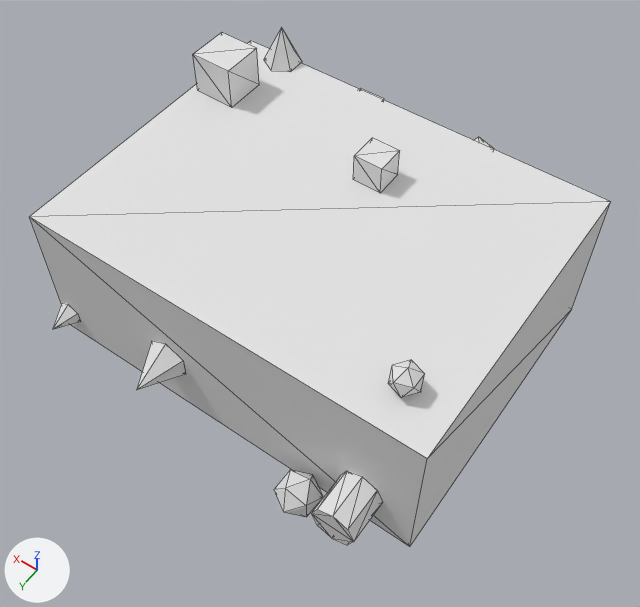
The glTF model public/Objects/object06_low.glb, before and after one commit.
Before and after are seen from a 50 mm lens placed at (-2.03, 2.86, 4.12), pointed at (-0.12, 0.18, -0.09). Every picture has the same lights, and +X, +Y and +Z are marked at lower left. The picture after the commit comes second. Mesh edges are drawn as thin lines. Vertices at exactly the same position are counted once.

The scene before the commit, as lines of its bpy script (objects in view):
```python
mat_mat_object06_low = principled_material('Mat_object06_low')
mat_mat_object06_low.base_color = (0.78, 0.78, 0.78)  # white #e5e5e5
mat_mat_object06_low.roughness = 1.0
me_cube_072 = bpy.data.meshes.new('Cube.072')
me_cube_072.from_pydata(...)  # 128 vertices, 204 faces; spans x -1.3..1.3, y -1.28..1.28, z -0.73..0.78
me_cube_072.materials.append(mat_mat_object06_low)  # white #e5e5e5
ob_object06_low = bpy.data.objects.new('object06_low', me_cube_072)
ob_object06_low.location = (0.0, 0.0, 0.0)
```
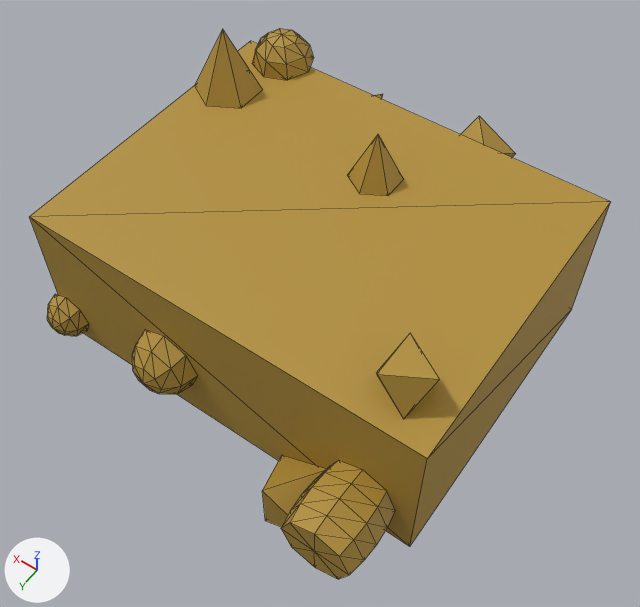
What changed in the scene script:
```text
Change mat_mat_object06_low:
    mat_mat_object06_low.base_color: (0.78, 0.78, 0.78) -> (0.45, 0.28, 0.04)  # white #e5e5e5 -> yellow #b39038
Change me_cube_072:
    used by ob_object06_low; location = (0.0, 0.0, 0.0)
    verts and faces of me_cube_072; kept vertices keep their numbers, new ones are numbered from 128
    remove me_cube_072.from_pydata(...)  # 128 vertices, 204 faces; spans x -1.3..1.3, y -1.28..1.28, z -0.73..0.78
    add me_cube_072.from_pydata(...)  # 231 vertices, 410 faces; spans x -1.3..1.38, y -1.44..1.43, z -0.69..0.94
    me_cube_072 part 1: a new loose piece, a 6-sided cone pointing to +z spanning x 0.92..1.3, y -0.74..-0.31, z 0.5..0.94, in mat_mat_object06_low (yellow #b39038)
    me_cube_072 part 2: the loose piece of 7 vertices spanning x 0.88..1.1, y -1.08..-0.82, z 0.5..0.75 is turned 90 degrees about the x axis through its middle and scaled by 1.33, then moved by (-0.55, -0.22, -0.39)
    me_cube_072 part 3: the loose piece of 7 vertices spanning x 0.25..0.49, y 1.0..1.27, z -0.24..0.04 is turned 90 degrees about the x axis through its middle and scaled by 1.21, then moved by (-0.47, -1.53, 0.77)
    me_cube_072 part 4: the loose piece of 12 vertices spanning x -0.51..-0.3, y -1.23..-1.0, z 0.19..0.39 is rebuilt with 6 vertices and now spans x -0.59..-0.21, y -1.27..-1.0, z 0.12..0.45
    me_cube_072 part 5: the loose piece of 12 vertices spanning x -0.78..-0.53, y 1.0..1.28, z -0.51..-0.28 is rebuilt with 6 vertices and now spans x -0.87..-0.43, y 1.0..1.31, z -0.59..-0.21
    me_cube_072 part 6: a new loose piece of 42 vertices spanning x -1.21..-0.73, y 1.0..1.43, z -0.43..0.05, in mat_mat_object06_low (yellow #b39038)
    me_cube_072 part 7: a new loose piece of 25 vertices spanning x 0.79..1.2, y -1.16..-0.75, z 0.5..0.7, in mat_mat_object06_low (yellow #b39038)
    me_cube_072 part 8: a new loose piece of 25 vertices spanning x 0.15..0.58, y 1.0..1.22, z -0.32..0.12, in mat_mat_object06_low (yellow #b39038)
    me_cube_072 part 9: a new loose piece of 25 vertices spanning x 1.07..1.38, y 1.0..1.15, z -0.47..-0.17, in mat_mat_object06_low (yellow #b39038)
    me_cube_072 part 10: 6 loose pieces with 68 vertices, spanning x -1.1..1.25, y -1.28..1.27, z -0.36..0.78, are deleted
    me_cube_072 part 11
    7 vertices are removed from x 1.15..1.29, y 1.0..1.16, z -0.4..-0.24
    10 faces are deleted
    me_cube_072 part 12
    add verts[128] = (-0.85, 0.74, 0.5)  # pixel (376, 372)
    add verts[129] = (-1.1, 0.89, 0.5)  # pixel (403, 419)
    add verts[130] = (-1.1, 0.6, 0.5)
    add verts[131] = (-0.94, 0.89, 0.73)  # pixel (376, 374)
    add verts[132] = (-1.18, 0.74, 0.73)  # pixel (439, 379)
    add verts[133] = (-0.94, 0.6, 0.73)  # pixel (410, 332)
    add faces += [(128, 130, 129), (131, 132, 133), (128, 129, 131), (129, 132, 131), (129, 130, 132), (130, 133, 132)]
    add faces += [(128, 133, 130), (128, 131, 133)]
    other edits to the shape of me_cube_072 do not show in these pictures
```

Boxes (x1, y1, x2, y2) around the edits, measured in the pictures (640 x 607 px; the box of a moved part takes in the faces that stretch with it):
'object06_low', recoloured, reshaped (darker, 6% taller)
    before: (29, 28, 611, 546)
    after: (29, 28, 611, 579)
part 1 of me_cube_072, added
    after: (195, 29, 262, 108)
part 2 of me_cube_072, moved or reshaped (mostly hidden afterwards)
    before: (264, 28, 302, 72)
    after: (374, 94, 383, 99)
part 3 of me_cube_072, moved or reshaped
    before: (137, 341, 186, 390)
    after: (347, 134, 404, 196)
part 4 of me_cube_072, rebuilt (mostly hidden before)
    before: (474, 137, 494, 149)
    after: (461, 116, 516, 157)
part 5 of me_cube_072, rebuilt
    before: (274, 470, 323, 517)
    after: (262, 455, 326, 527)
part 6 of me_cube_072, added (yellow)
    after: (281, 460, 395, 579)
part 7 of me_cube_072, added
    after: (252, 28, 314, 80)
part 8 of me_cube_072, added
    after: (132, 330, 197, 394)
part 9 of me_cube_072, added
    after: (47, 294, 89, 336)
part 10 of me_cube_072, deleted
    before: (193, 33, 425, 545)
part 11 of me_cube_072, deleted
    before: (52, 303, 81, 329)
part 12 of me_cube_072, added
    after: (376, 334, 440, 419)
